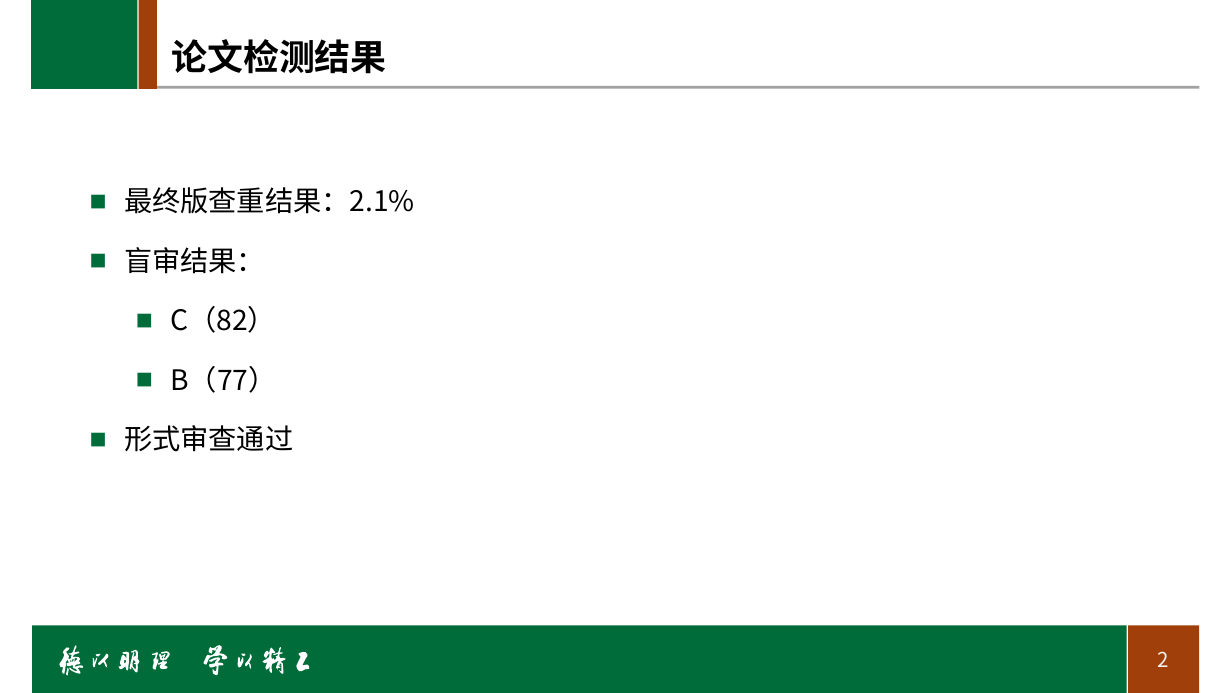
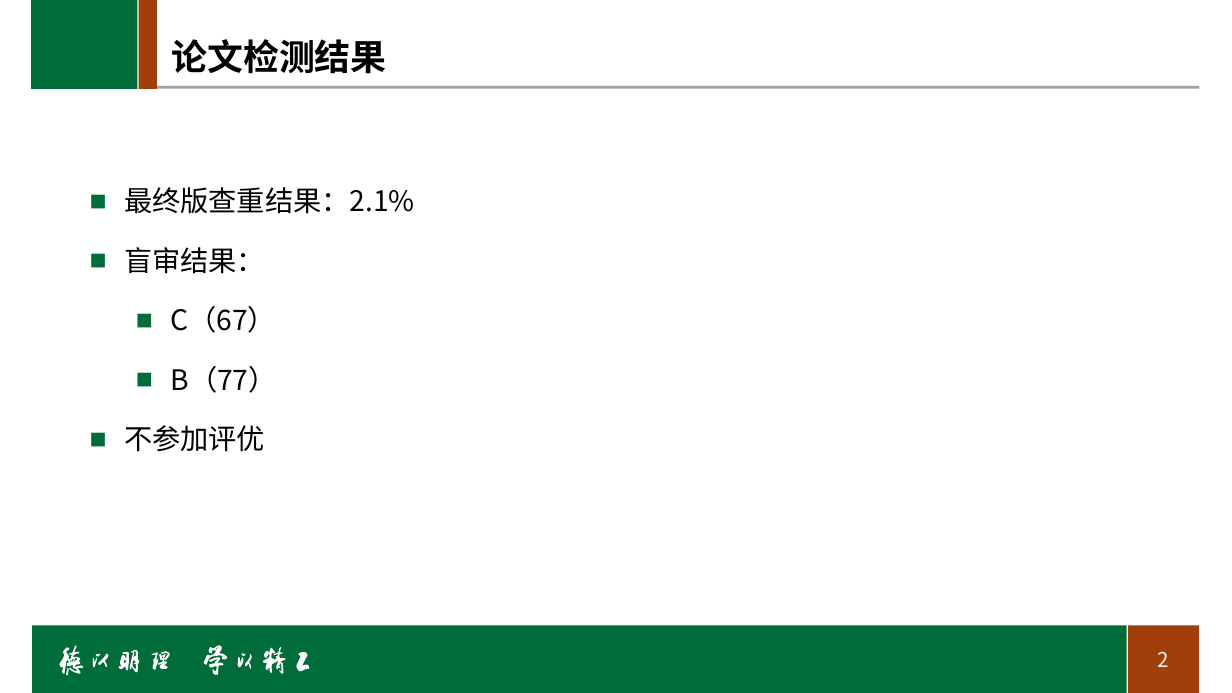
Before and after one commit to shiwenlong12/rcore_module1, a slide deck: slide 2 of Related_documents/答辩报告.pptx. Drawn at 1232x693 pixels with LibreOffice and Linux fonts; fonts in the diff are those of the drawing; background and template pictures are left out. Boxes give left, top, right and bottom in pixels: in the first picture for what was removed or moved away, otherwise in the second. Text is boxed around its words. In the diff, an @@ line names an element or a change of style, - is before the commit and + after.

```diff
--- a/Related_documents/答辩报告.pptx
+++ b/Related_documents/答辩报告.pptx
@@ text at bbox=[171, 306, 277, 333]: text changed @@
-  ■ C（82）
+  ■ C（67）
@@ text at bbox=[124, 425, 265, 452]: text changed @@
-■ 形式审查通过
+■ 不参加评优
```
Also in this commit, not shown: 31 other slides changed, 1 slide added, 1 slide removed, 7 other files.
